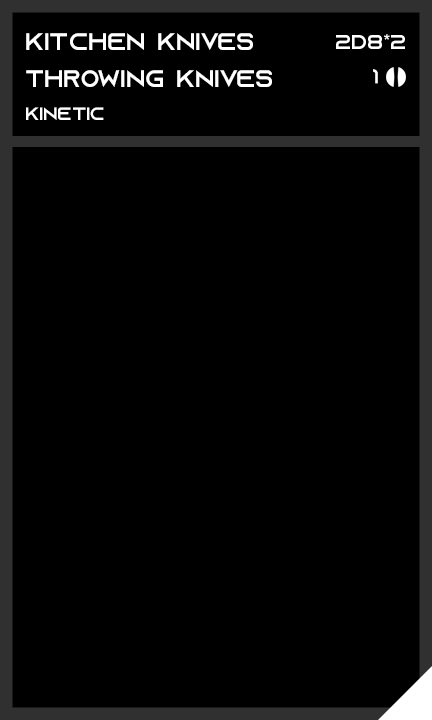
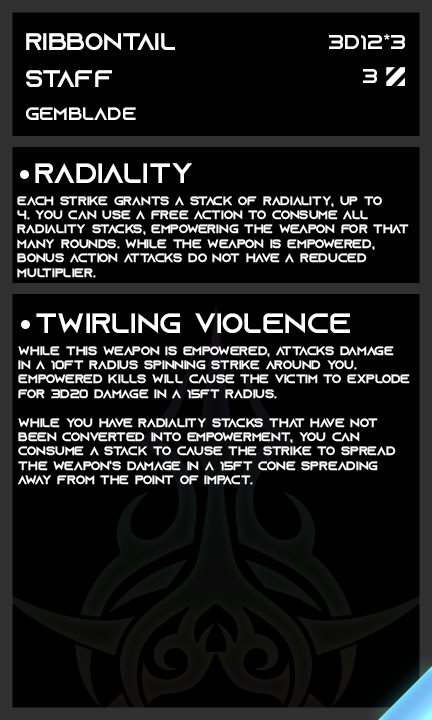
Comparing the layer stacks of the two 432x720 images. Changes:
showed "Rare" over (378, 666, 432, 720)
hid "Basic" over (378, 666, 432, 720)
showed "Anti Tank" over (386, 67, 405, 86)
hid "Standard" over (386, 67, 406, 87)
painted on "AP" over (363, 69, 378, 84)
renamed "2d8*2" to "3d12*3", painted on it over (329, 35, 405, 50)
renamed "kinetic" to "gemblade", painted on it over (26, 107, 136, 120)
renamed "throwing knives" to "staff", painted on it over (26, 70, 272, 87)
renamed "kitchen knives" to "ribbontail", painted on it over (29, 33, 253, 50)
showed group "Mod 1" (3 layers) over (17, 163, 409, 278)
renamed "a massive oversized war hammer that is near weightless in your" to "each strike grants a stack of radiality, up to 4. you can use a", painted on it over (17, 196, 409, 278)
renamed "dead weight" to "radiality", painted on it over (35, 163, 192, 183)
showed group "Mod 2" (4 layers) over (12, 283, 420, 485)
renamed "when attacking with this weapon you can instead choose to start" to "while this weapon is empowered, attacks damage in a 10ft radius", painted on it over (18, 346, 410, 485)
renamed "argent plinth" to "twirling violence", painted on it over (36, 313, 350, 333)
showed "Birthright" over (12, 304, 432, 720)
